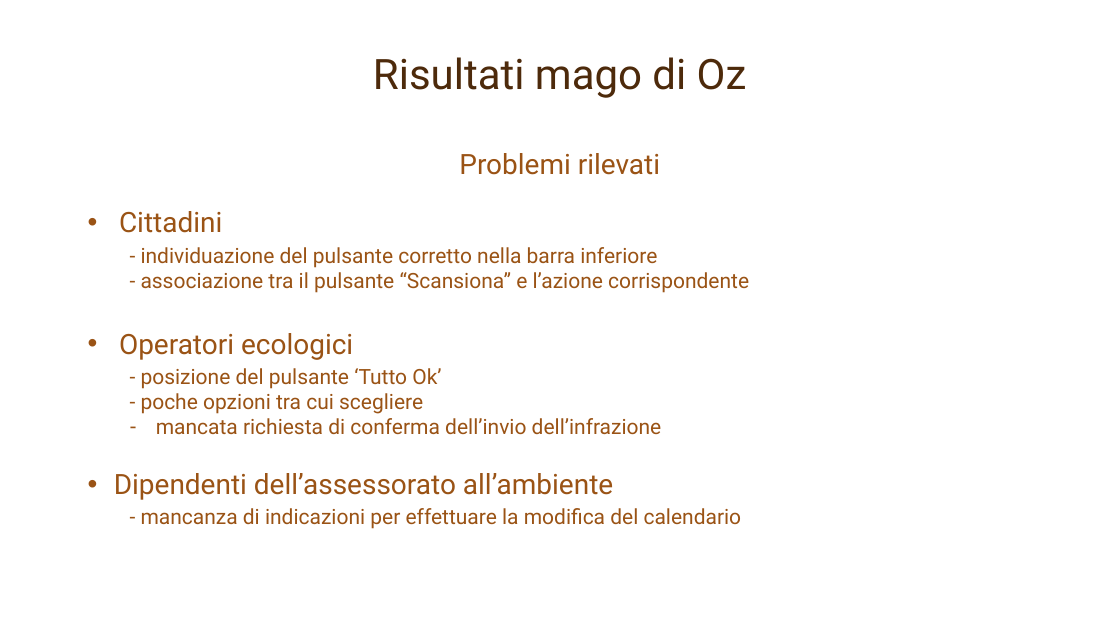
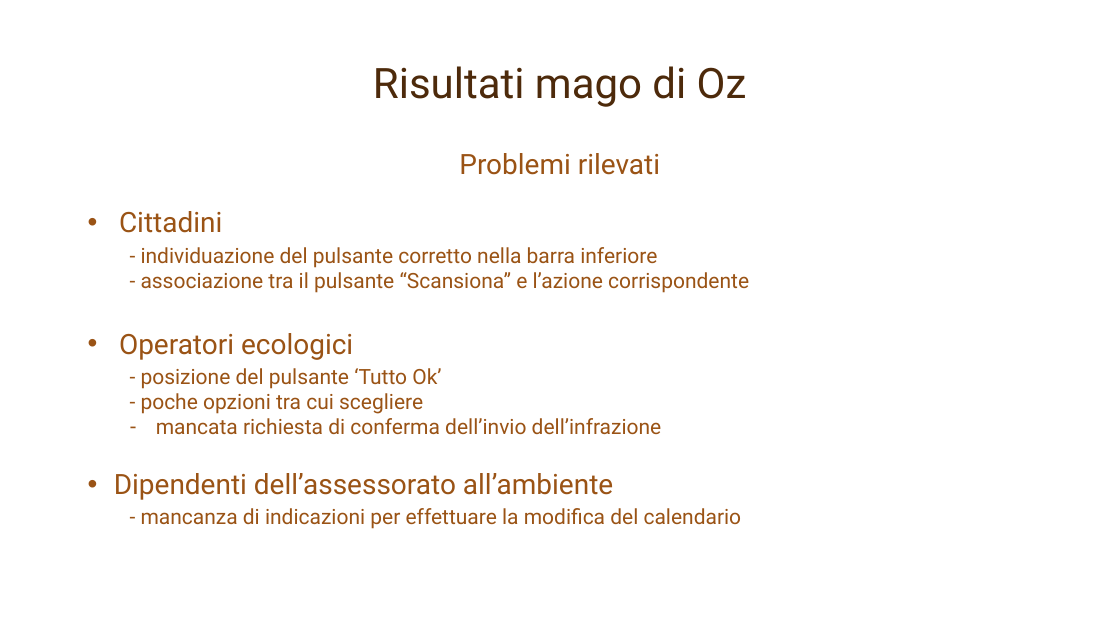
Before and after one commit to mcastellaneta/Recyclapp, a slide deck: slide 23 of Presentazione IUM/RecyclApp.pptx. Drawn at 1120x630 pixels with LibreOffice and Linux fonts; fonts in the diff are those of the drawing; background and template pictures are left out. Boxes give left, top, right and bottom in pixels: in the first picture for what was removed or moved away, otherwise in the second. Text is boxed around its words. In the diff, an @@ line names an element or a change of style, - is before the commit and + after.

```diff
--- a/Presentazione IUM/RecyclApp.pptx
+++ b/Presentazione IUM/RecyclApp.pptx
@@ title "Risultati mago di Oz": place and size @@
-title "Risultati mago di Oz" at (373, 57, 747, 98)
+title "Risultati mago di Oz" at (373, 66, 747, 107)
```
Also in this commit, not shown: 23 other slides changed.
